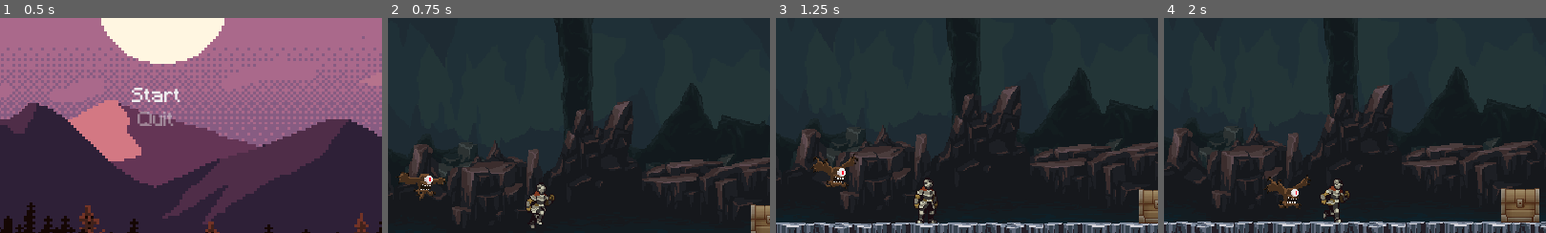
Above: before the commit, frames 1-4 (left to right).
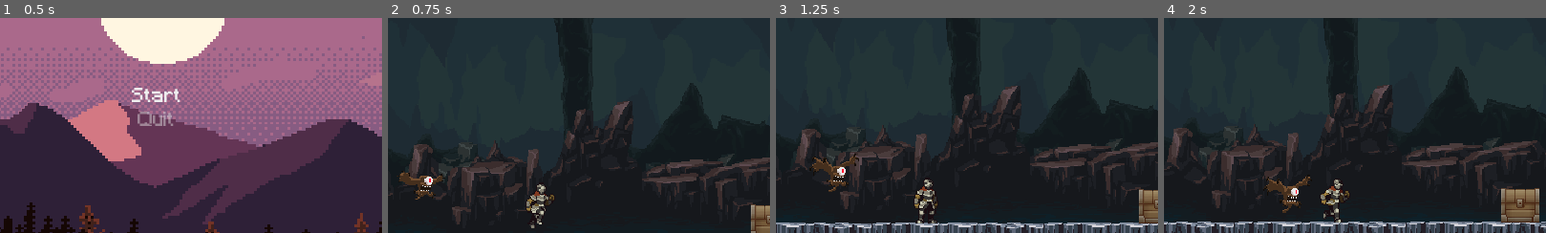
Above: after the commit, the same moments.

Repository: Astrol99/RetroKnight
Game: Godot game, scene res://scenes/MainMenu.tscn
Same seed, same stepped clock (60 frames per second), same inputs: the game is played once before the commit and once after it.
Inputs (mouse positions are % of the whole screen's width and height, from its top left):
- Up to frame 1 (0.5 s): no input
- Up to frame 2 (0.75 s): click "Start" at 0.5 s
- Up to frame 3 (1.25 s): no input
- Up to frame 4 (2 s): move the mouse to (72, 45) at 1.27 s; hold Right (ui_right) from 1.28 s (still down); click (72, 45) at 1.35 s; tap Up (ui_up) at 1.52 s
The pictures show only the part of the screen within x 30-80%, y 29-79%; the shares and areas given below are measured in that part.

Frame 1 is identical in both runs. In frame 2, 0.4% of the frame differs, in the area x 2-16%, y 71-85%; in frame 3, 0.4%, in the area x 8-22%, y 63-81%; in frame 4, 0.4%.

Commit message:
Added player stats and enemy attack

Diff:
--- a/project.godot
+++ b/project.godot
@@ -13,6 +13,10 @@
 config/name="TSA Project"
 run/main_scene="res://scenes/MainMenu.tscn"
 config/icon="res://icon.png"
+
+[autoload]
+
+PlayerStats="*res://scenes/PlayerStats.tscn"
 
 [display]
 
--- a/scenes/Flying Eye.tscn
+++ b/scenes/Flying Eye.tscn
@@ -8,6 +8,7 @@
 [ext_resource path="res://scripts/Flying Eye.gd" type="Script" id=6]
 [ext_resource path="res://scenes/Stats.tscn" type="PackedScene" id=7]
 [ext_resource path="res://scenes/PlayerDetectionZone.tscn" type="PackedScene" id=8]
+[ext_resource path="res://scenes/Hitbox.tscn" type="PackedScene" id=9]
 
 [sub_resource type="AtlasTexture" id=1]
 atlas = ExtResource( 2 )
@@ -138,6 +139,9 @@
 [sub_resource type="CircleShape2D" id=28]
 radius = 160.0
 
+[sub_resource type="CapsuleShape2D" id=29]
+height = 0.0
+
 [node name="Flying Eye" type="KinematicBody2D"]
 collision_layer = 16
 script = ExtResource( 6 )
@@ -147,7 +151,7 @@
 [node name="AnimatedSprite" type="AnimatedSprite" parent="."]
 frames = SubResource( 25 )
 animation = "flight"
-frame = 4
+frame = 3
 speed_scale = 2.0
 playing = true
 
@@ -173,8 +177,18 @@
 modulate = Color( 1, 1, 1, 0.329412 )
 shape = SubResource( 28 )
 
+[node name="Hitbox" parent="." instance=ExtResource( 9 )]
+collision_mask = 4
+
+[node name="CollisionShape2D" parent="Hitbox" index="0"]
+modulate = Color( 0.72549, 0.0627451, 0.0627451, 1 )
+position = Vector2( 0, 4 )
+rotation = 1.5708
+shape = SubResource( 29 )
+
 [connection signal="area_entered" from="Hurtbox" to="." method="_on_Hurtbox_area_entered"]
 [connection signal="no_health" from="Stats" to="." method="_on_Stats_no_health"]
 
 [editable path="Hurtbox"]
 [editable path="PlayerDetectionZone"]
+[editable path="Hitbox"]
--- a/scenes/Hurtbox.tscn
+++ b/scenes/Hurtbox.tscn
@@ -1,7 +1,16 @@
-[gd_scene format=2]
+[gd_scene load_steps=2 format=2]
+
+[ext_resource path="res://scripts/Hurtbox.gd" type="Script" id=1]
 
 [node name="Hurtbox" type="Area2D"]
 collision_layer = 0
 collision_mask = 0
+script = ExtResource( 1 )
 
 [node name="CollisionShape2D" type="CollisionShape2D" parent="."]
+
+[node name="Timer" type="Timer" parent="."]
+
+[connection signal="invincibility_ended" from="." to="." method="_on_Hurtbox_invincibility_ended"]
+[connection signal="invincibility_started" from="." to="." method="_on_Hurtbox_invincibility_started"]
+[connection signal="timeout" from="Timer" to="." method="_on_Timer_timeout"]
--- a/scenes/Player.tscn
+++ b/scenes/Player.tscn
@@ -9,6 +9,7 @@
 [ext_resource path="res://scenes/Hitbox.tscn" type="PackedScene" id=7]
 [ext_resource path="res://assets/sprites/FreeKnight_v1/Colour1/Outline/120x80_PNGSheets/_Roll.png" type="Texture" id=8]
 [ext_resource path="res://scripts/SwordHitbox.gd" type="Script" id=9]
+[ext_resource path="res://scenes/Hurtbox.tscn" type="PackedScene" id=10]
 
 [sub_resource type="CapsuleShape2D" id=41]
 height = 18.0
@@ -370,6 +371,9 @@
 [sub_resource type="RectangleShape2D" id=64]
 extents = Vector2( 23.5, 21.5 )
 
+[sub_resource type="CapsuleShape2D" id=70]
+radius = 11.0
+
 [node name="Player" type="KinematicBody2D"]
 collision_layer = 2
 script = ExtResource( 1 )
@@ -407,6 +411,14 @@
 shape = SubResource( 64 )
 disabled = true
 
+[node name="Hurtbox" parent="." instance=ExtResource( 10 )]
+collision_layer = 4
+
+[node name="CollisionShape2D" parent="Hurtbox" index="0"]
+shape = SubResource( 70 )
+
 [connection signal="animation_finished" from="AnimationPlayer" to="." method="_on_AnimationPlayer_animation_finished"]
+[connection signal="area_entered" from="Hurtbox" to="." method="_on_Hurtbox_area_entered"]
 
 [editable path="SwordHitbox"]
+[editable path="Hurtbox"]
--- /dev/null
+++ b/scenes/PlayerStats.tscn
@@ -0,0 +1,6 @@
+[gd_scene load_steps=2 format=2]
+
+[ext_resource path="res://scenes/Stats.tscn" type="PackedScene" id=1]
+
+[node name="PlayerStats" instance=ExtResource( 1 )]
+max_health = 5
--- a/scripts/Flying Eye.gd
+++ b/scripts/Flying Eye.gd
@@ -3,6 +3,7 @@
 onready var _stats = $Stats
 onready var _animated_sprite = $AnimatedSprite
 onready var _player_detection_zone = $PlayerDetectionZone
+onready var _hurtbox = $Hurtbox
 
 export var ACCELERATION = 50
 export var MAX_SPEED = 500
--- /dev/null
+++ b/scripts/Hurtbox.gd
@@ -0,0 +1,30 @@
+extends Area2D
+
+onready var timer = $Timer
+
+var invincible = false setget set_invincible
+
+signal invincibility_started
+signal invincibility_ended
+
+func set_invincible(value):
+	invincible = value
+	if invincible:
+		emit_signal("invincibility_started")
+	else:
+		emit_signal("invincibility_ended")
+
+func start_invincibility(duration):
+	self.invincible = true
+	timer.start(duration)
+
+func _on_Timer_timeout():
+	self.invincible = false
+
+
+func _on_Hurtbox_invincibility_started():
+	set_deferred("monitorable", false)
+
+
+func _on_Hurtbox_invincibility_ended():
+	monitorable = true
--- a/scripts/Player.gd
+++ b/scripts/Player.gd
@@ -4,6 +4,8 @@
 onready var _animation_tree = $AnimationTree
 onready var _animation_state = _animation_tree.get("parameters/playback")
 onready var _sword_hitbox = $SwordHitbox
+onready var _hurtbox = $Hurtbox
+var stats = PlayerStats
 
 export(float) var ACCELERATION : float = 500.0
 export(float) var MAX_SPEED : float = 150.0
@@ -24,6 +26,7 @@
 var roll_vector : Vector2 = Vector2.RIGHT
 
 func _ready():
+	stats.connect("no_health", self, "queue_free")
 	_animation_tree.active = true
 	_sword_hitbox.knockback_vector = roll_vector
 
@@ -94,3 +97,8 @@
 
 func roll_animation_finished():
 	state = MOVE
+
+
+func _on_Hurtbox_area_entered(area):
+	stats.health -= 1
+	_hurtbox.start_invincibility(0.5)
Not shown: 1 places in scenes/Flying Eye.tscn that only renumber resources
Not shown: 1 places in scenes/Player.tscn that only renumber resources
